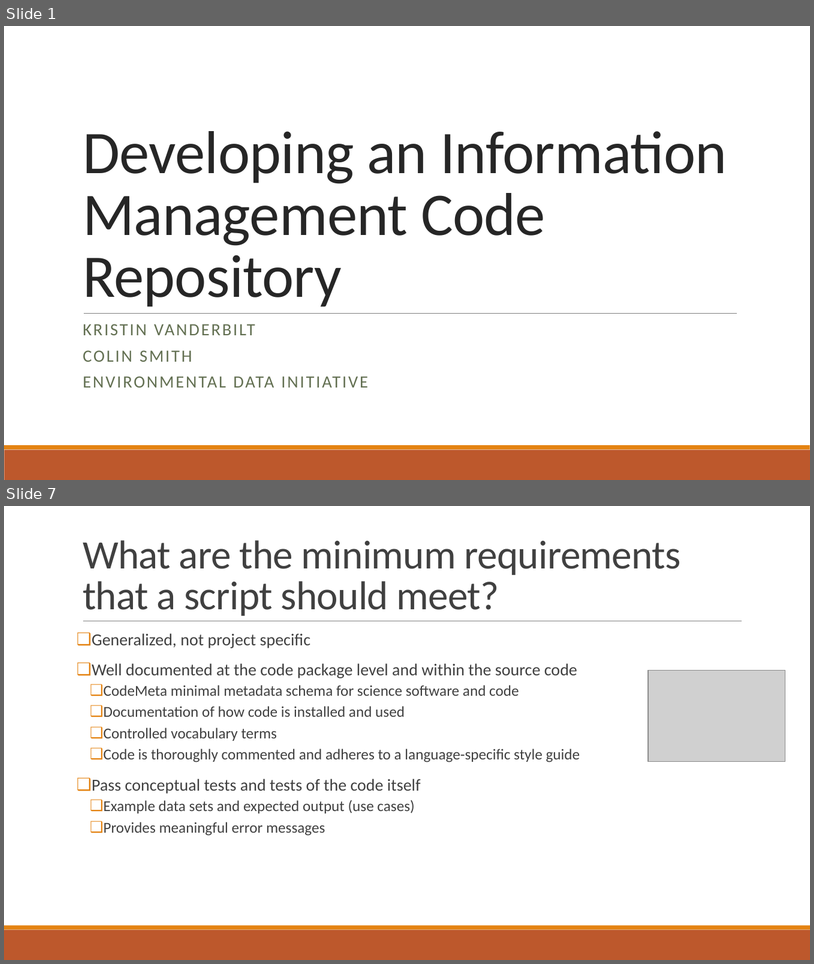
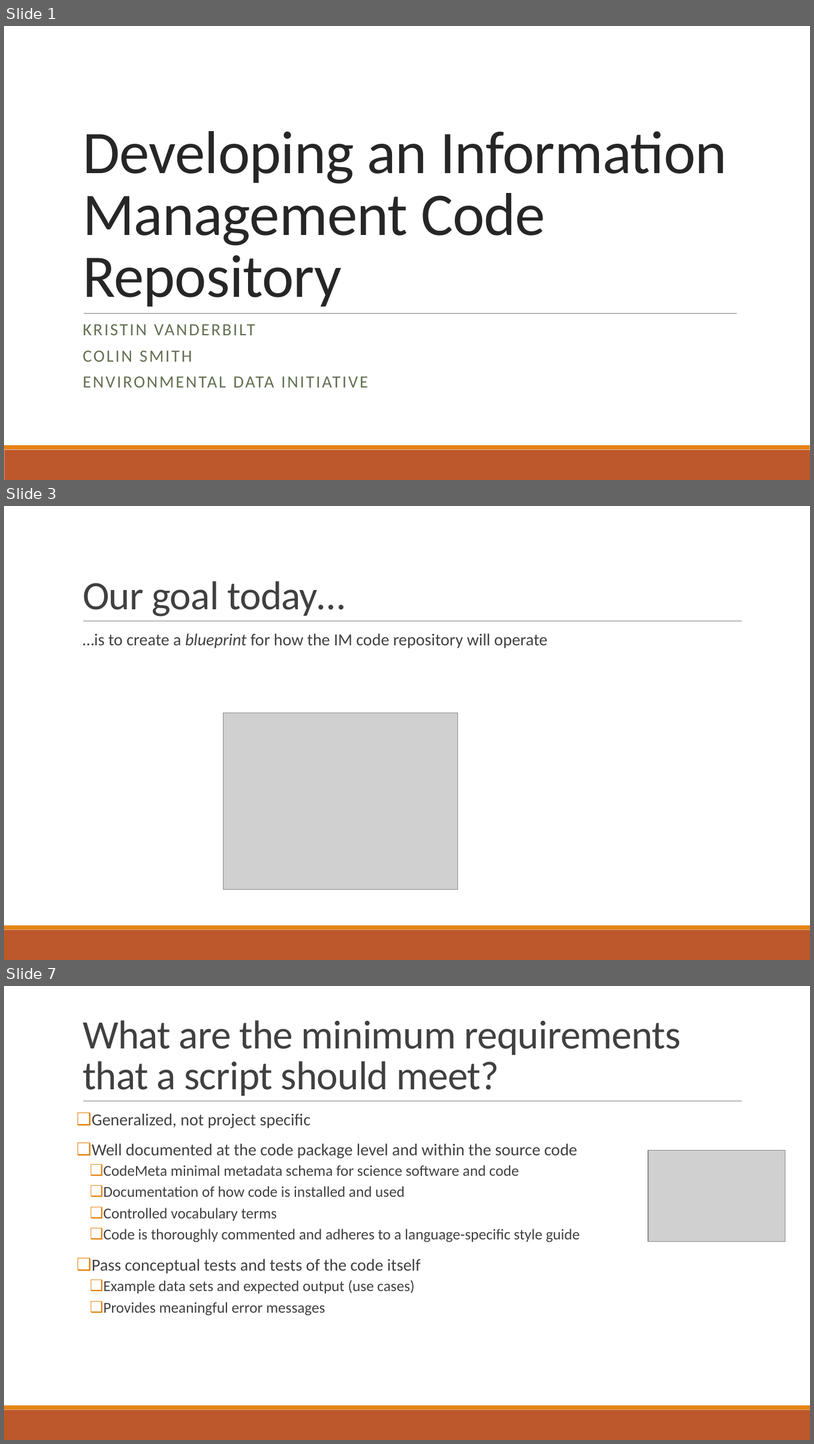
Before and after one commit to vanderbi/codeLibrary, a slide deck: Building an Information Management Code Library.pptx. Shown one above the other, each under a label of ours: slides 1 and 7 before the commit, slides 1, 3 and 7 after it; the slides between them are not shown. The pictures are 814x964 and 814x1444 pixels, drawn with LibreOffice and Linux fonts; fonts in the diff are those of the drawing; grey boxes stand for pictures; background and template pictures are left out. Boxes give left, top, right and bottom in pixels: in the first picture for what was removed or moved away, otherwise in the second. Text is boxed around its words. In the diff, an @@ line names an element or a change of style, - is before the commit and + after.

```diff
--- a/Building an Information Management Code Library.pptx
+++ b/Building an Information Management Code Library.pptx
@@ slide 3 added at bbox=[4, 506, 810, 960], background #FFFFFF; not listed: 3 template elements that a slide beside it also shows @@
@@ title added at bbox=[83, 581, 345, 616], 48 pt, text #404040 @@
+Our goal today…
@@ text added at bbox=[83, 633, 548, 648], 20 pt, text #404040 @@
+  …is to create a blueprint for how the IM code repository will operate
@@ picture added at bbox=[223, 713, 458, 889] @@
```
Also in this commit, not shown: 5 slides changed, 1 other slide added, 1 slide removed.
